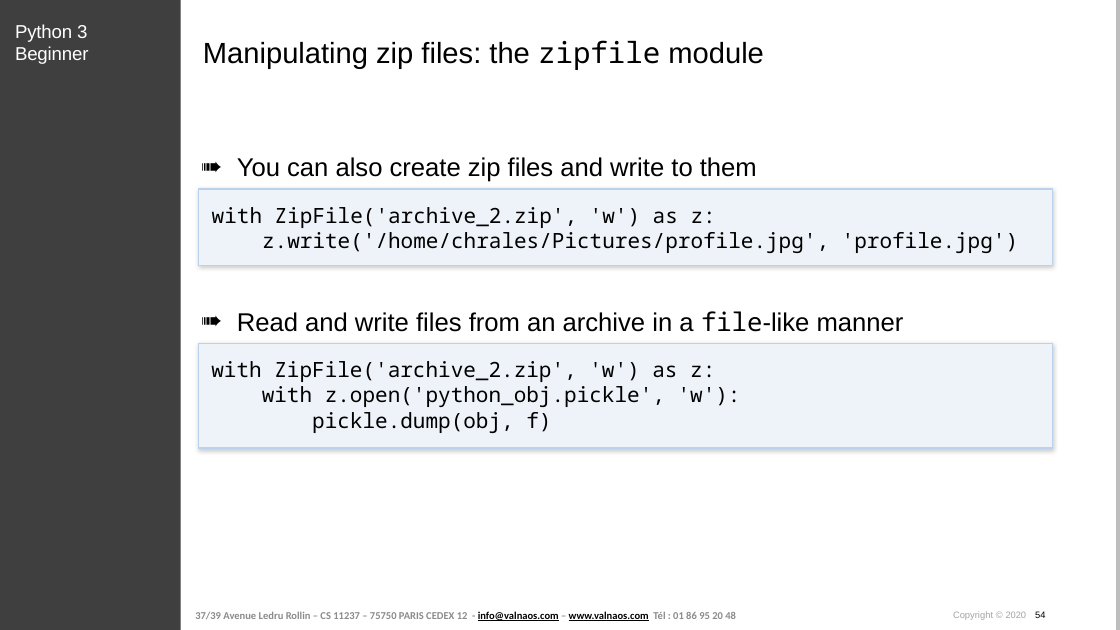
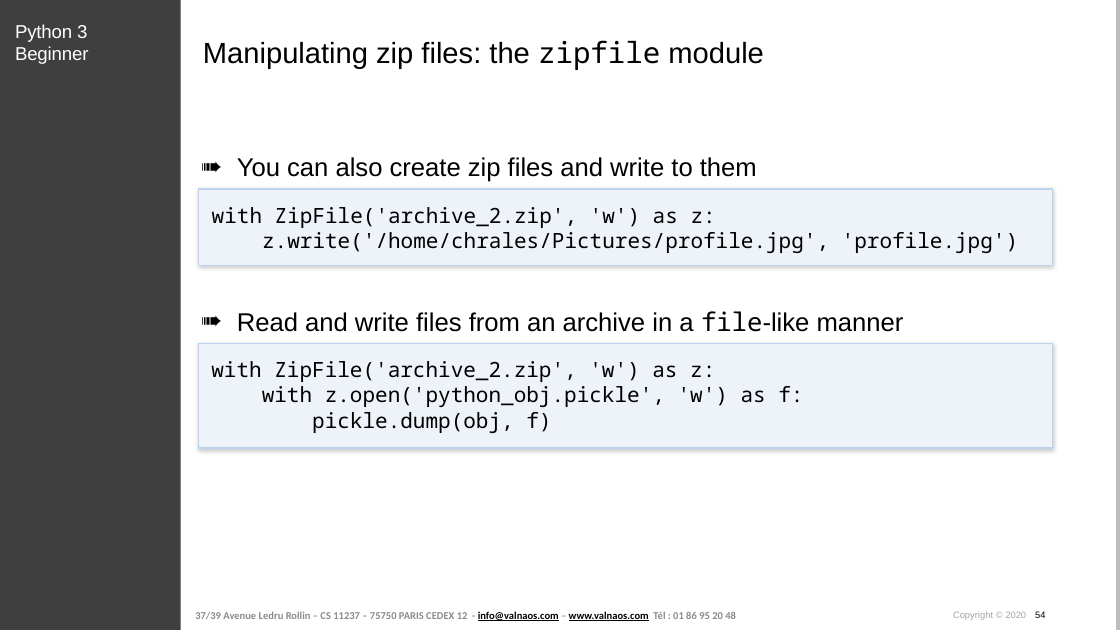
Before and after one commit to cstar-industries/python-3-beginner, a slide deck: slide 54 of 005-Python-Standard-Library/Python Standard Library - Slides.pptx. Drawn at 1120x630 pixels with LibreOffice and Linux fonts; fonts in the diff are those of the drawing; background and template pictures are left out. Boxes give left, top, right and bottom in pixels: in the first picture for what was removed or moved away, otherwise in the second. Text is boxed around its words. In the diff, an @@ line names an element or a change of style, - is before the commit and + after.

Commit message:
update slides

```diff
--- a/005-Python-Standard-Library/Python Standard Library - Slides.pptx
+++ b/005-Python-Standard-Library/Python Standard Library - Slides.pptx
@@ text in rectangle at [262,386,803,407]: text changed @@
-with z.open('python_obj.pickle', 'w'):
+with z.open('python_obj.pickle', 'w') as f:
```
Also in this commit, not shown: 2 other slides changed, 2 other files.
